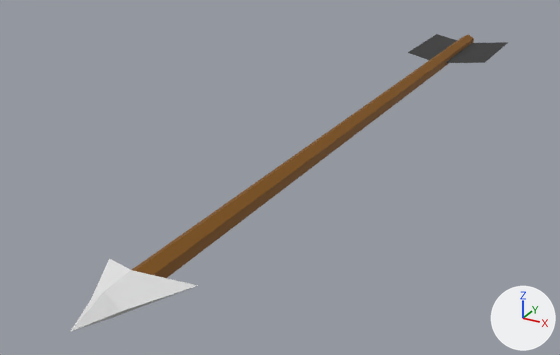
Before and after pictures for a commit that changed the FBX model Assets/Project/Models/projectiles/basic arrow/basic arrow.fbx.
The view is the same before and after, from a 50 mm lens placed at (0.591, -1.433, 0.538), pointed at (-0.128, -0.127, -0.114). Every picture has the same lights, and +X, +Y and +Z are marked at lower right.
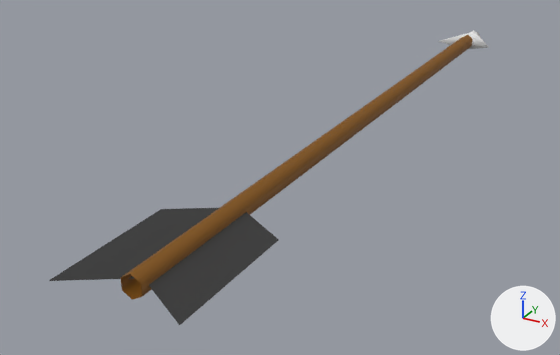
Patch to the scene script:
```diff
--- a/Assets/Project/Models/projectiles/basic arrow/basic arrow.fbx.py
+++ b/Assets/Project/Models/projectiles/basic arrow/basic arrow.fbx.py
@@ me_cylinder @@
 me_cylinder.from_pydata(...)  # 38 vertices, 22 faces; spans x -0.11..0.11, y -0.8..0.88, z -0.02..0.02
 # used by ob_cylinder; location = (0.0, 0.0, 0.0); rotation_euler = (0.0, 0.0, -3.142), in degrees (0, 0, -180)
+# me_cylinder part 1: edges marked sharp go from 24 to 0
 me_cylinder.materials.append(mat_grey_metal)
@@ ob_cylinder @@
 ob_cylinder.location = (0.0, 0.0, 0.0)
-ob_cylinder.rotation_euler = (0.0, 0.0, -3.142)  # degrees (0, 0, -180)
```

What differs and where, as boxes (x1, y1, x2, y2) in the pictures (560 x 355 px):
'Cylinder', shading changed, turned: before (70, 34, 508, 332); after (49, 30, 489, 325)
